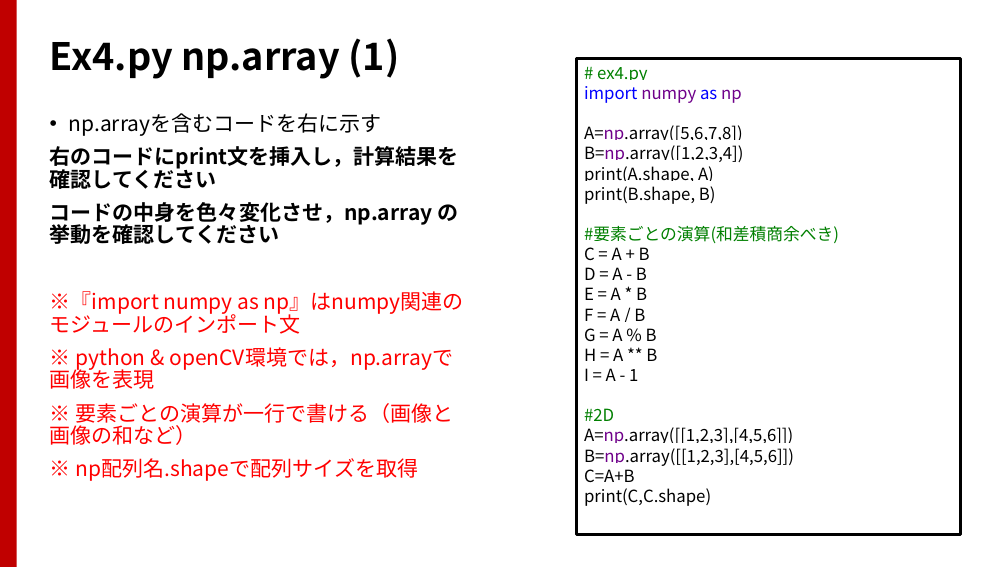
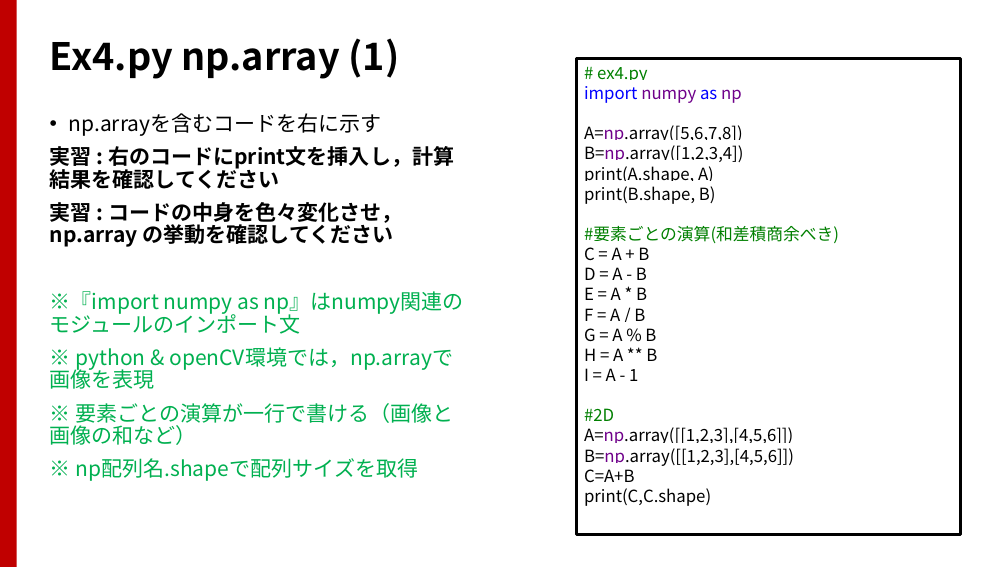
Before and after one commit to TakashiIjiri/TakashiIjiri.github.io, a slide deck: slide 14 of classes/dm2017/DigitalMedia2_13.pptx. Drawn at 1008x567 pixels with LibreOffice and Linux fonts; fonts in the diff are those of the drawing. Boxes give left, top, right and bottom in pixels: in the first picture for what was removed or moved away, otherwise in the second. Text is boxed around its words. In the diff, an @@ line names an element or a change of style, - is before the commit and + after.

```diff
--- a/classes/dm2017/DigitalMedia2_13.pptx
+++ b/classes/dm2017/DigitalMedia2_13.pptx
@@ text at box(50, 146, 454, 247): text changed @@
-右のコードにprint文を挿入し，計算結果を確認してください
-コードの中身を色々変化させ，np.array の挙動を確認してください
+実習 : 右のコードにprint文を挿入し，計算結果を確認してください
+実習 : コードの中身を色々変化させ，np.array の挙動を確認してください
@@ text at box(50, 291, 464, 481): text colour #FF0000 to #00B050 in "※『import numpy as np』はnumpy関連のモジュールのインポート文", "※ python & openCV環境では，np.arrayで画像を表現", "※ 要素ごとの演算が一行で書ける（画像と画像の和など）", "※ np配列名.shapeで配列サイズを取得" @@
```
Also in this commit, not shown: 11 other slides changed, 2 other files.
